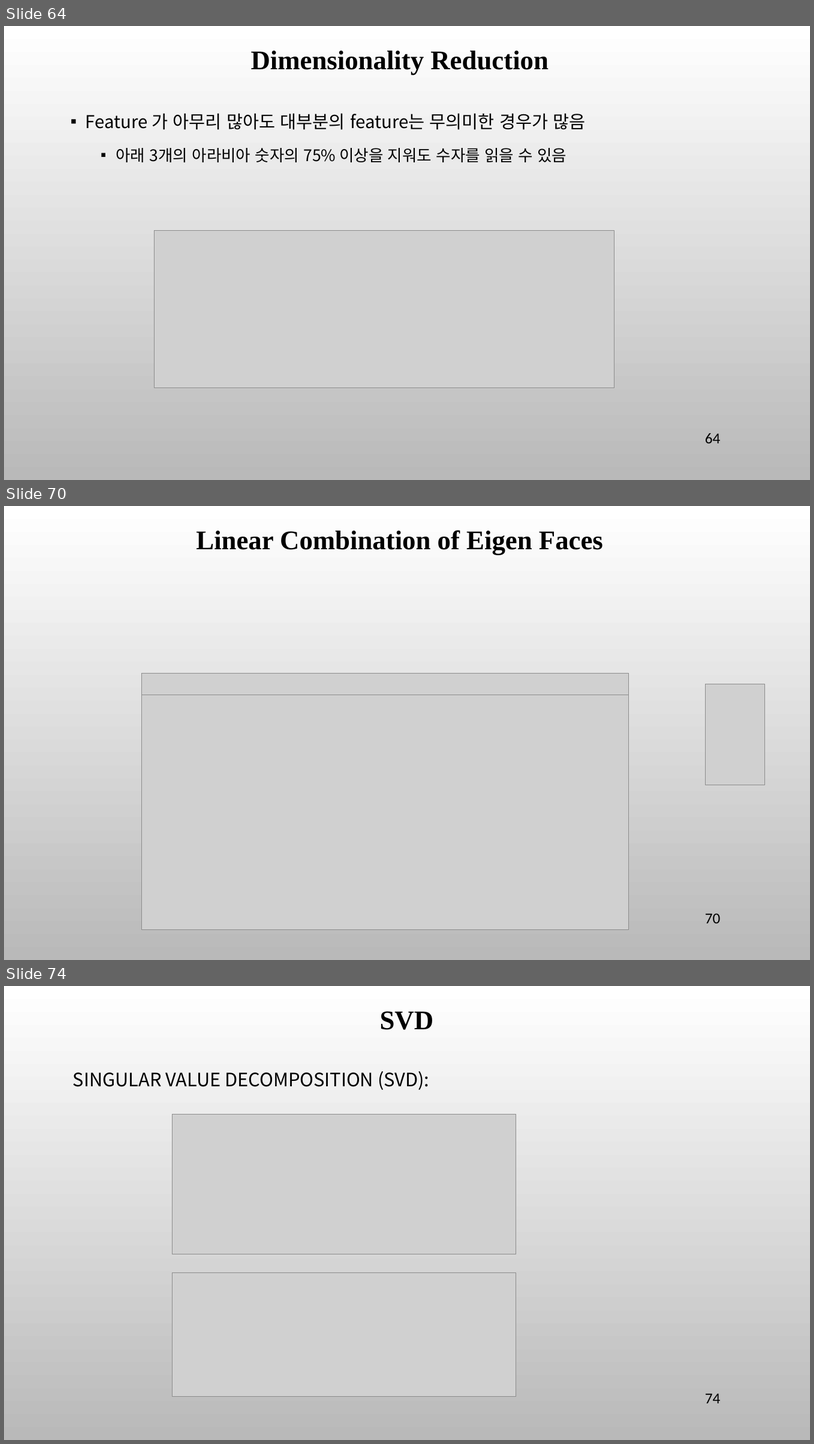
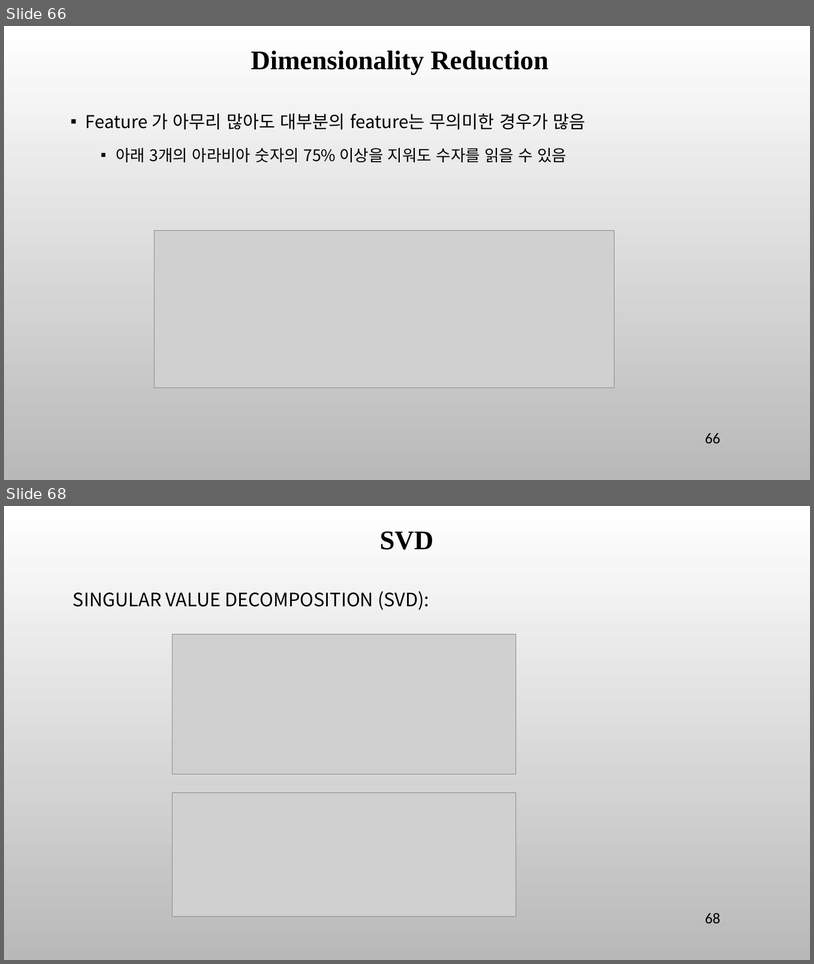
Before and after one commit to ancestor9/mathematics-for-machine-learning, a slide deck: 8_Applications of mathematics.pptx. Shown one above the other, each under a label of ours: slides 64, 70 and 74 before the commit, slides 66 and 68 after it; the slides between them are not shown. The pictures are 814x1444 and 814x964 pixels, drawn with LibreOffice and Linux fonts; fonts in the diff are those of the drawing; grey boxes stand for pictures; background and template pictures are left out. Boxes give left, top, right and bottom in pixels: in the first picture for what was removed or moved away, otherwise in the second. Text is boxed around its words. In the diff, an @@ line names an element or a change of style, - is before the commit and + after.

```diff
--- a/8_Applications of mathematics.pptx
+++ b/8_Applications of mathematics.pptx
@@ slide 70 removed at (4,506,810,960), background picture (left out) @@
@@ text removed at (196,530,603,555) @@
-Linear Combination of Eigen Faces
@@ picture removed at (142,673,630,695) @@
@@ picture removed at (706,684,765,785) @@
@@ picture removed at (142,695,630,930) @@
@@ picture removed at (183,698,234,723) @@
@@ page number removed at (705,913,721,923) @@
-70
@@ what was slide 64 is now slide 66 @@
@@ page number at (705,433,721,443): text changed @@
-64
+66
@@ what was slide 74 is now slide 68 @@
@@ page number at (705,913,721,923): text changed @@
-74
+68
```
Also in this commit, not shown: 6 slides changed, 3 slides added, 8 other slides removed.
